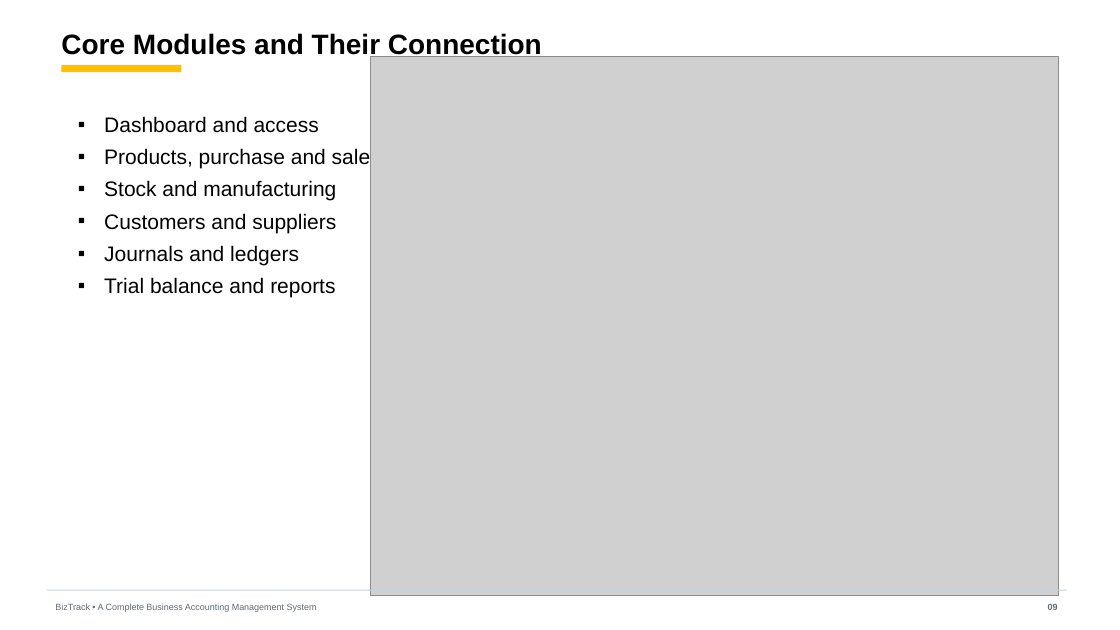
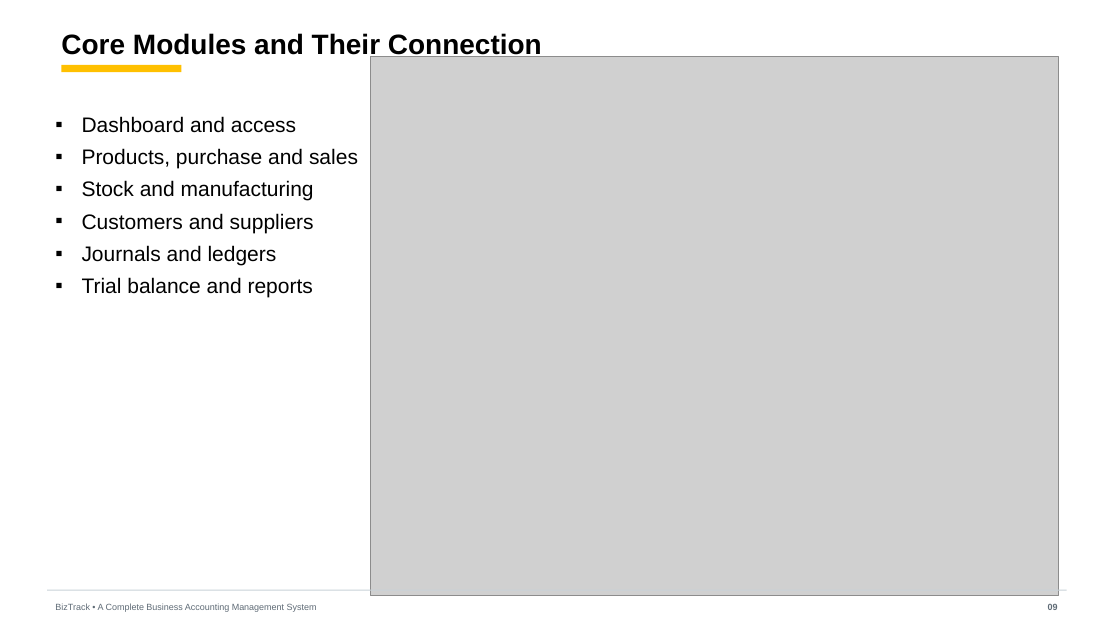
Before and after one commit to oliveoyon/writ-section, a slide deck: slide 9 of M240105042_15_Aug_BizTrack.pptx. Drawn at 1120x630 pixels with LibreOffice and Linux fonts; fonts in the diff are those of the drawing; grey boxes stand for pictures. Boxes give left, top, right and bottom in pixels: in the first picture for what was removed or moved away, otherwise in the second. Text is boxed around its words. In the diff, an @@ line names an element or a change of style, - is before the commit and + after.

```diff
--- a/M240105042_15_Aug_BizTrack.pptx
+++ b/M240105042_15_Aug_BizTrack.pptx
@@ text "Dashboard and access": place and size @@
-text "Dashboard and access" at [104,116,381,298]
+text "Dashboard and access" at [82,116,358,298]
```
Also in this commit, not shown: 1 other slide changed.
